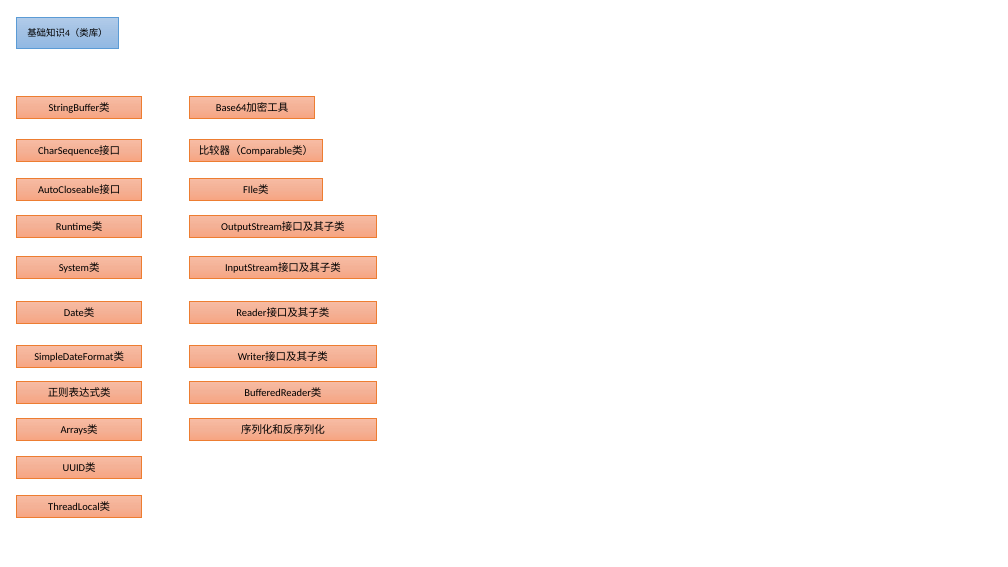
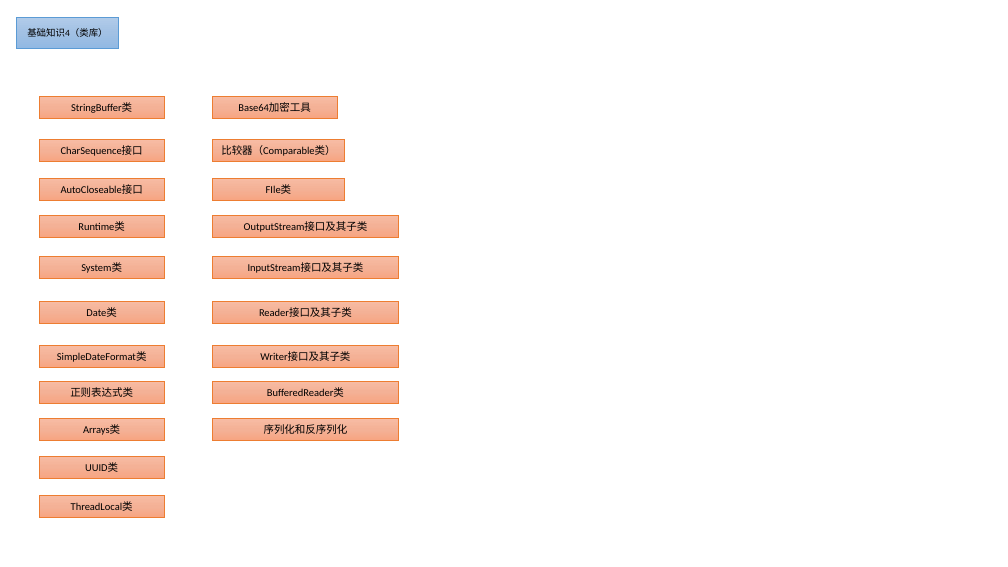
Before and after one commit to nda1992/Reading_Books_Notebook, a slide deck: slide 4 of java/Java SE的整体知识结构.pptx. Drawn at 1008x567 pixels with LibreOffice and Linux fonts; fonts in the diff are those of the drawing. Boxes give left, top, right and bottom in pixels: in the first picture for what was removed or moved away, otherwise in the second. Text is boxed around its words. In the diff, an @@ line names an element or a change of style, - is before the commit and + after.

```diff
--- a/java/Java SE的整体知识结构.pptx
+++ b/java/Java SE的整体知识结构.pptx
@@ 20 rectangles: place and size @@
-20 rectangles at (17,97,377,517)
+20 rectangles at (39,97,399,517)
```
Also in this commit, not shown: 1 other slide changed, 11 other files.
